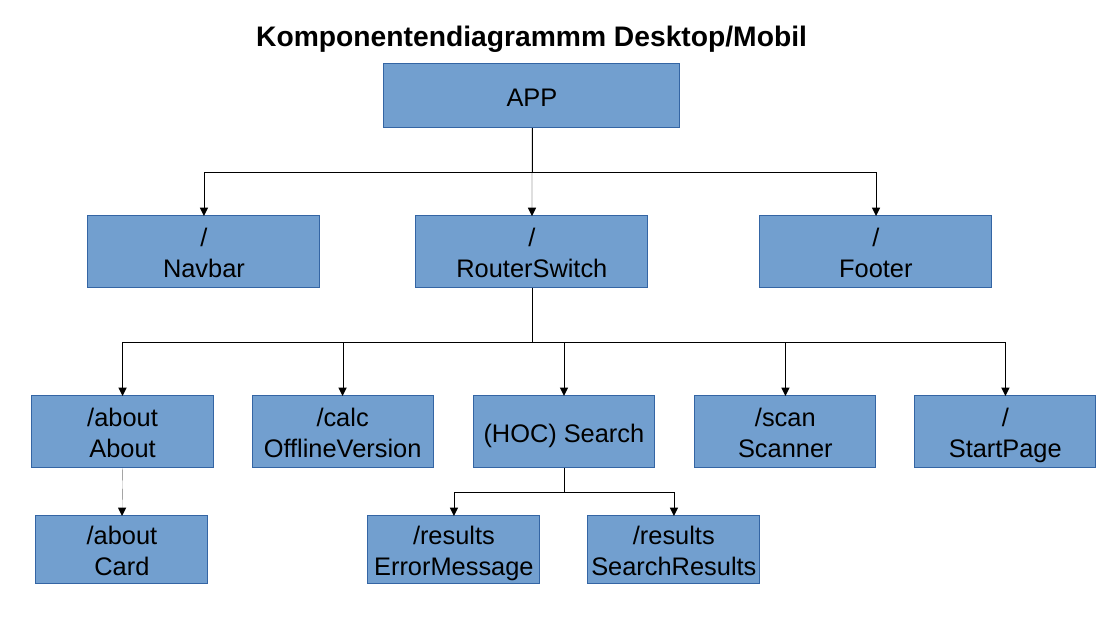
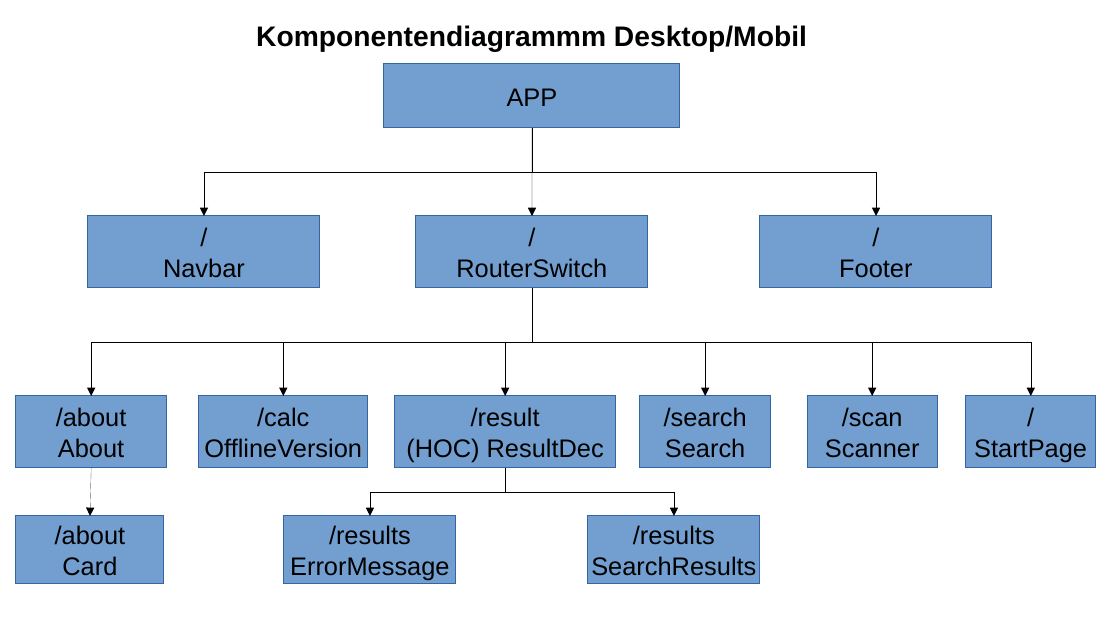
Before and after one commit to HolgerZerbe/foodata, a slide deck: slide 1 of concept/textdateien/Foodata Komponentendiagramm.odp. Drawn at 1120x630 pixels with LibreOffice and Linux fonts; fonts in the diff are those of the drawing. Boxes give left, top, right and bottom in pixels: in the first picture for what was removed or moved away, otherwise in the second. Text is boxed around its words. In the diff, an @@ line names an element or a change of style, - is before the commit and + after.

Commit message:
komponentendaigramm geändert

```diff
--- a/concept/textdateien/Foodata Komponentendiagramm.odp
+++ b/concept/textdateien/Foodata Komponentendiagramm.odp
@@ elbow arrow moved from (533, 288) - (123, 396) to (533, 288) - (91, 396) @@
@@ elbow arrow moved from (533, 288) - (343, 396) to (533, 288) - (284, 396) @@
@@ elbow arrow moved from (533, 288) - (564, 396) to (533, 288) - (505, 396) @@
@@ elbow arrow moved from (533, 288) - (1006, 396) to (533, 288) - (1032, 396) @@
@@ elbow arrow moved from (533, 288) - (786, 396) to (533, 288) - (873, 396) @@
@@ elbow arrow added from (533, 288) to (705, 396), #000000 0 pt @@
@@ rectangle "/about": place and size @@
-rectangle "/about" at [32,396,212,469]
+rectangle "/about" at [16,396,167,469]
@@ rectangle "/calc": place and size @@
-rectangle "/calc" at [252,396,433,469]
+rectangle "/calc" at [199,396,369,469]
@@ rectangle "/result": place and size @@
-rectangle "/result" at [474,396,655,469]
+rectangle "/result" at [394,396,616,469]
@@ text in rectangle at [406,407,604,462]: text changed @@
-(HOC) Search
+/result
+(HOC) ResultDec
@@ rectangle added at [640,396,770,469], fill #729FCF, outline #3465A4 0 pt, 18 pt, text #000000 @@
+/search
+Search
@@ rectangle "/scan": place and size @@
-rectangle "/scan" at [695,396,876,469]
+rectangle "/scan" at [807,396,937,469]
@@ rectangle "/": place and size @@
-rectangle "/" at [915,396,1096,469]
+rectangle "/" at [966,396,1096,469]
@@ arrow moved from (123, 469) - (122, 516) to (91, 469) - (90, 516) @@
@@ elbow arrow moved from (564, 469) - (454, 516) to (505, 469) - (370, 516) @@
@@ elbow arrow moved from (564, 469) - (674, 516) to (505, 469) - (674, 516) @@
@@ rectangle "/about": place and size @@
-rectangle "/about" at [36,516,207,584]
+rectangle "/about" at [16,516,165,584]
@@ rectangle "/results": place and size @@
-rectangle "/results" at [368,516,540,584]
+rectangle "/results" at [285,516,456,584]
```
